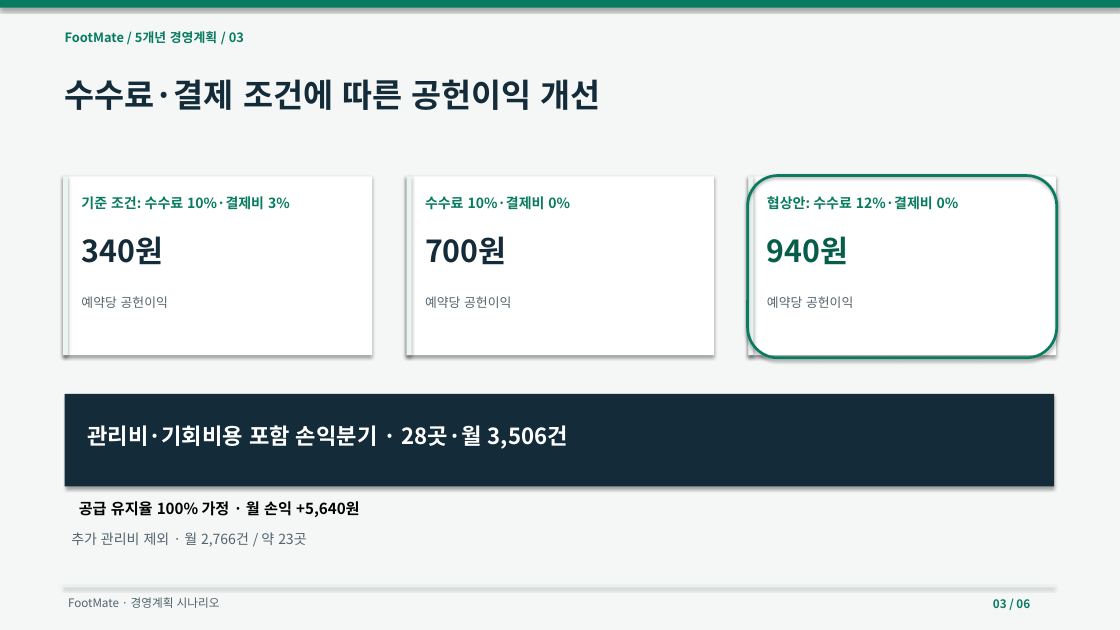
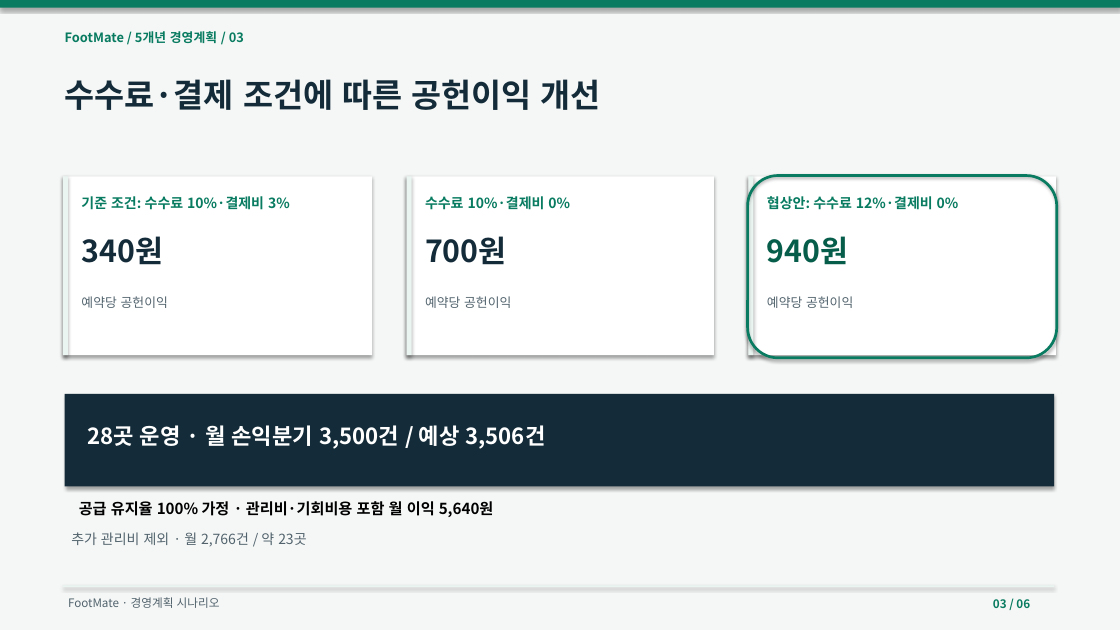
Before and after one commit to dohyunkimmm/footmate-case-study, a slide deck: slide 3 of src/case-study/downloads/footmate_5year_strategy.pptx. Drawn at 1120x630 pixels with LibreOffice and Linux fonts; fonts in the diff are those of the drawing. Boxes give left, top, right and bottom in pixels: in the first picture for what was removed or moved away, otherwise in the second. Text is boxed around its words. In the diff, an @@ line names an element or a change of style, - is before the commit and + after.

Commit message:
손익분기·예상 예약 구분 및 본문·발표자료 가독성 수정

```diff
--- a/src/case-study/downloads/footmate_5year_strategy.pptx
+++ b/src/case-study/downloads/footmate_5year_strategy.pptx
@@ text at <box>87,425,546,449</box>: text changed @@
-관리비·기회비용 포함 손익분기 · 28곳·월 3,506건
+28곳 운영 · 월 손익분기 3,500건 / 예상 3,506건
@@ text at <box>79,501,494,517</box>: text changed @@
-공급 유지율 100% 가정 · 월 손익 +5,640원
+공급 유지율 100% 가정 · 관리비·기회비용 포함 월 이익 5,640원
```
Also in this commit, not shown: 1 other slide changed, 19 other files.
